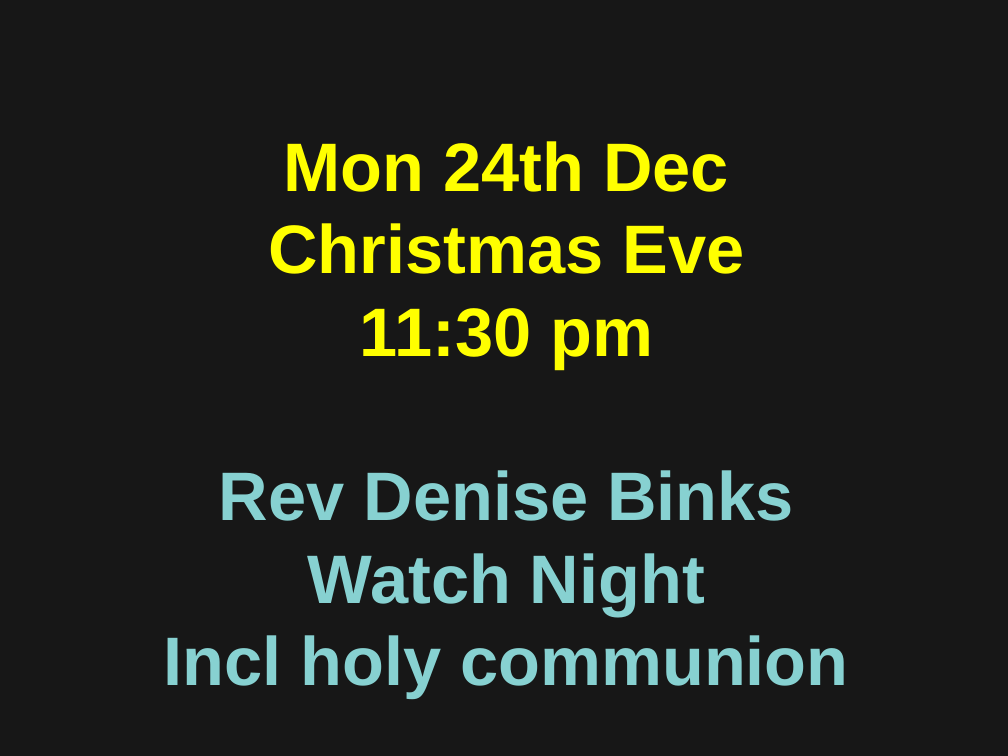
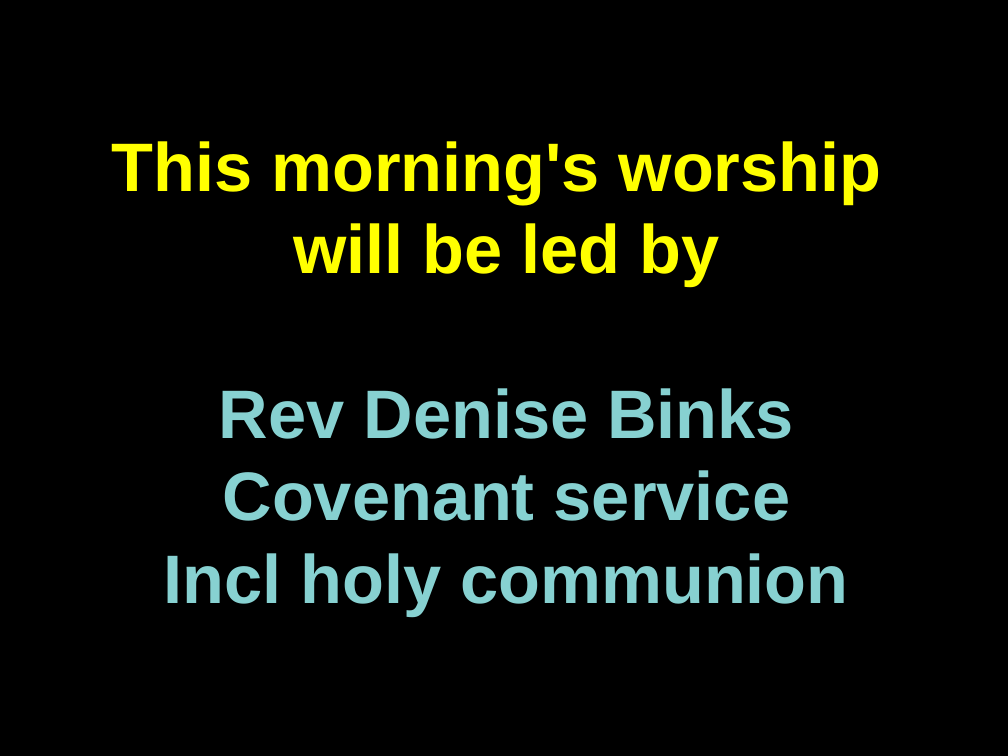
Before and after one commit to martinforsyth/bsuc-audio-visual, a slide deck: slide 3 of resources/presentations/impress/welcome.dark.background.odp (slide 6 before the commit). Drawn at 1008x756 pixels with LibreOffice and Linux fonts; fonts in the diff are those of the drawing. Boxes give left, top, right and bottom in pixels: in the first picture for what was removed or moved away, otherwise in the second. Text is boxed around its words. In the diff, an @@ line names an element or a change of style, - is before the commit and + after.

```diff
--- a/resources/presentations/impress/welcome.dark.background.odp
+++ b/resources/presentations/impress/welcome.dark.background.odp
@@ background #171717 to #000000 @@
@@ text at bbox=[112, 141, 882, 287]: text changed @@
-Mon 24th Dec
-Christmas Eve
-11:30 pm
+This morning's worship
+will be led by
@@ text at bbox=[223, 470, 790, 521]: text changed @@
-Watch Night
+Covenant service
```
Also in this commit, not shown: 11 other slides changed, 2 slides added, 5 slides removed, 1 other file.
